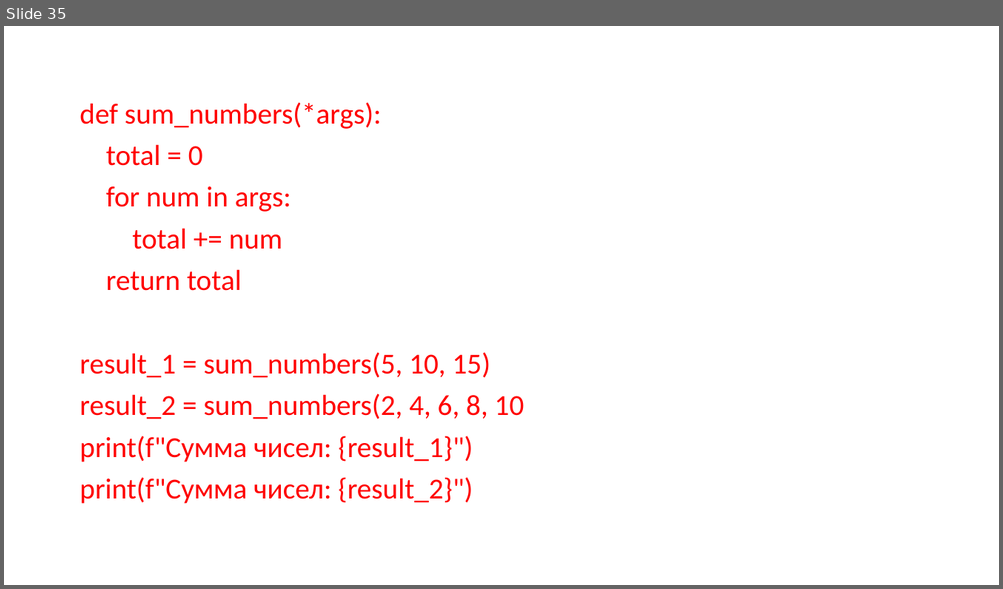
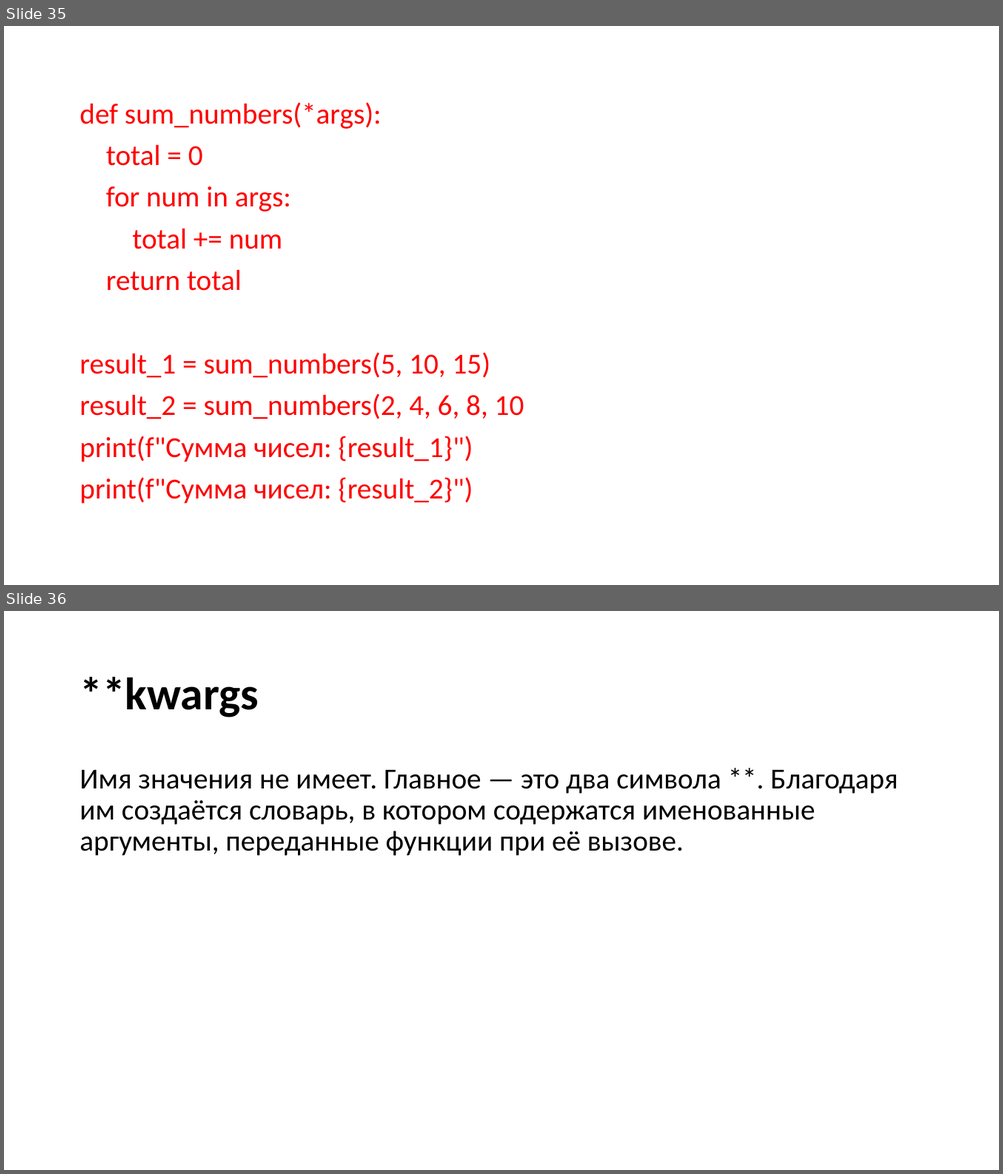
Before and after one commit to xDes-by/test, a slide deck: Презентация5.pptx. Shown one above the other, each under a label of ours: slide 35 before the commit, slides 35 and 36 after it. The pictures are 1003x589 and 1003x1174 pixels, drawn with LibreOffice and Linux fonts; fonts in the diff are those of the drawing. Boxes give left, top, right and bottom in pixels: in the first picture for what was removed or moved away, otherwise in the second. Text is boxed around its words. In the diff, an @@ line names an element or a change of style, - is before the commit and + after.

```diff
--- a/Презентация5.pptx
+++ b/Презентация5.pptx
@@ slide 36 added at [4,611,999,1170], background #FFFFFF @@
@@ title added at [79,677,258,718], 44 pt, text #000000, bold @@
+**kwargs
@@ text added at [79,770,897,856], 28 pt, text #000000 @@
+Имя значения не имеет. Главное — это два символа **. Благодаря им создаётся словарь, в котором содержатся именованные аргументы, переданные функции при её вызове.
```
Also in this commit, not shown: 6 other slides added, 1 other file.
